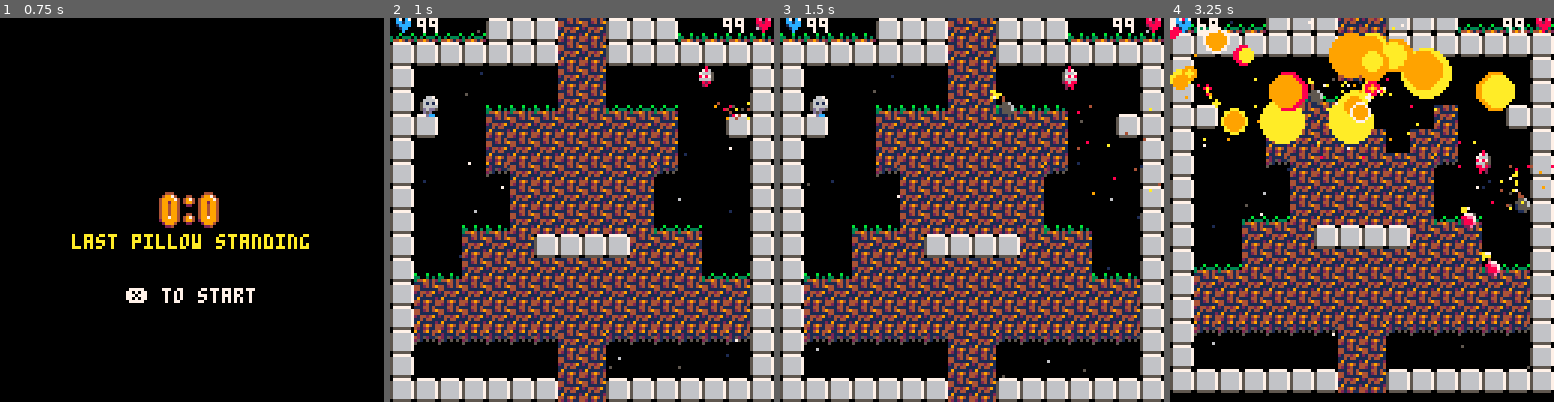
Above: before the commit, frames 1-4 (left to right).
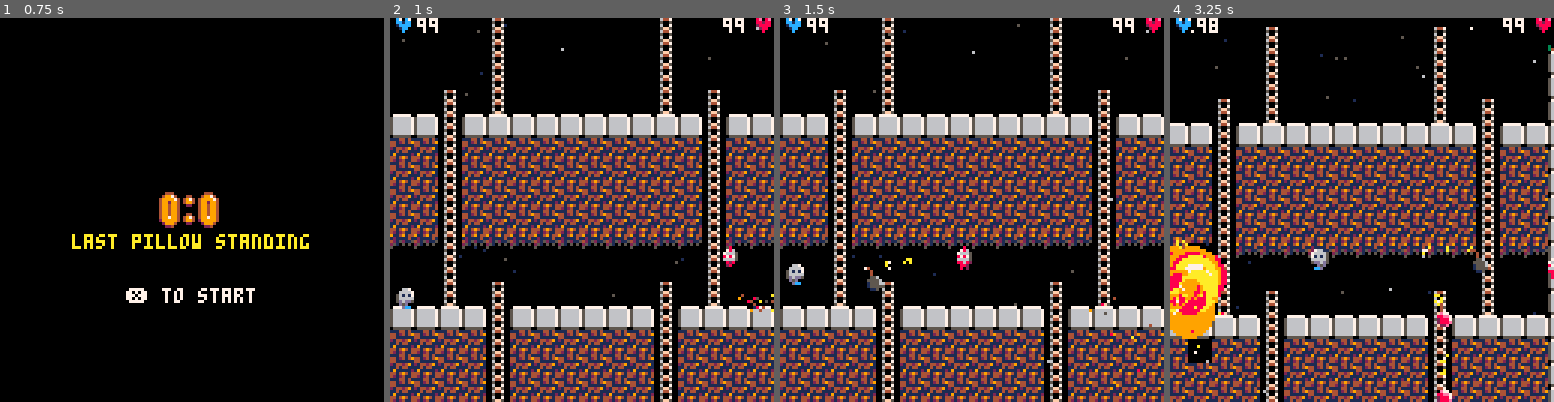
Above: after the commit, the same moments.

Repository: lkingsford/pico8-projects
Game: PICO-8 cartridge plat1.p8
Same seed, same stepped clock (60 frames per second), same inputs: the game is played once before the commit and once after it.
Inputs:
- Up to frame 1 (0.75 s): tap X (X key) at 0.33 s; tap O (Z key) at 0.7 s
- Up to frame 2 (1 s): no input
- Up to frame 3 (1.5 s): tap X (X key) at 1.07 s
- Up to frame 4 (3.25 s): hold Right 1.6-2.1 s; tap O (Z key) every 0.4 s from 1.7 to 2.9 s; tap X (X key) at 1.85, 2.97 s; hold Up 2.15-2.42 s; hold Right 2.47-3.03 s; hold Left from 3.08 s (still down)

Frame 1 is identical in both runs. In frame 2, 67% of the frame differs, in the area x 0-100%, y 0-100%; in frame 3, 67%; in frame 4, 81%.

Commit message:
Ladders don't stop lazgun

Diff:
--- a/plat1.p8
+++ b/plat1.p8
@@ -13,7 +13,7 @@
 
 function consts()
 	VERSION = "V0.3"
-	MAP_COUNT = 8
+	MAP_COUNT = 9
 	FIREY_PART_COLORS = {7,8,8,9,9,9,10,10,10,10}
 	WIN_SCORE = 5
 	LPS_HEALTH = 99
@@ -553,7 +553,6 @@
 function any_ladder(actor)
 	local map_x = near_int(actor.x / 8)
 	local map_y = mid(0,near_int(actor.y / 8), 15)
-	if (actor == p0) printh(map_y)
 	if mget(map_x, map_y) == 7 then
 		return true
 	end
@@ -770,8 +769,8 @@
 	for iy = map_y, map_y+16 do
 		reload(dest,16)
 	end
-	for iy = map_y, map_y+16 do
-		local src = 0x2000+iy*128+map_x
+	for iy = 0, 16 do
+		local src = 0x2000+(iy+map_y)*128+map_x
 		local dest = 0x2000+iy*128
 		memcpy(dest, src, 16)
 	end
@@ -1776,7 +1775,7 @@
 		i.explosion_damage = 15
 		i.no_explode = {lazgun.held_by}
 		add(actors, i)
-		still_going = ix < 128 and ix > 0 and not fget(mget(flr(ix/8),flr(i.y)/8),1)
+		still_going = ix < 128 and ix > 0 and mget(near_int(ix/8),near_int(i.y/8)) != 8
 	end
 	lazgun.last_action = 0
 	sfx(7)
@@ -1900,7 +1899,6 @@
 		return
 	end
 	local anim_step = flr(bat.swinging / BAT_SPEED)
-	printh(anim_step)
 	if anim_step == 0 then
 		bat.x_adj = -4
 		bat.y_adj = 0
@@ -2150,57 +2148,73 @@
 0800000909090909090909090900000808191919191919090919191919191908080000000000000000000000000000080019191900000000000000000000000008080800000000000000000000080808000000000000000700000000000000000944090909000000000008080708080909090909070909090909090709090909
 0800001919191919191919191900000808000000000000090900000000000008080000000000000a0a000000000000080a0a0a0a0a0a0a0a0a0a0a0a0a0a0a0a080008080800000000000008080800080000000000000007000000000000000009090909090a0a0a0a0a0a0a070a0a0909090909070909090909090709090909
 0808080808080808080808080808080808080808080808090908080808080808080808080808080909080808080808080909090909090808080809090909090908000000080808080808080800000008080808080808080808080808080808080909090909090909090909090809090909090909070909090909090709090909
-…(54 lines of a section not shown)…
+0800000000000000000000000000000800000000000000000000000000000000000000000000000000000000000000000000000000000000000000000000000000000000000000000000000000000000000000000000000000000000000000000000000000000000000000000000000000000000000000000000000000000000
+0802000000000000000000000000120800000000000000000000000000000000000000000000000000000000000000000000000000000000000000000000000000000000000000000000000000000000000000000000000000000000000000000000000000000000000000000000000000000000000000000000000000000000
+0808000000000000000000000000080800000000000000000000000000000000000000000000000000000000000000000000000000000000000000000000000000000000000000000000000000000000000000000000000000000000000000000000000000000000000000000000000000000000000000000000000000000000
+0800000000000000000000000000000800000000000000000000000000000000000000000000000000000000000000000000000000000000000000000000000000000000000000000000000000000000000000000000000000000000000000000000000000000000000000000000000000000000000000000000000000000000
+080a0a0a0a0a0a0a0a0a0a0a0a0a0a0800000000000000000000000000000000000000000000000000000000000000000000000000000000000000000000000000000000000000000000000000000000000000000000000000000000000000000000000000000000000000000000000000000000000000000000000000000000
+0909090909090808080809090909090900000000000000000000000000000000000000000000000000000000000000000000000000000000000000000000000000000000000000000000000000000000000000000000000000000000000000000000000000000000000000000000000000000000000000000000000000000000
+0909090909080808080808090909090900000000000000000000000000000000000000000000000000000000000000000000000000000000000000000000000000000000000000000000000000000000000000000000000000000000000000000000000000000000000000000000000000000000000000000000000000000000
+0909090909080808080808090909090900000000000000000000000000000000000000000000000000000000000000000000000000000000000000000000000000000000000000000000000000000000000000000000000000000000000000000000000000000000000000000000000000000000000000000000000000000000
+0907090909080808080808090909070900000000000000000000000000000000000000000000000000000000000000000000000000000000000000000000000000000000000000000000000000000000000000000000000000000000000000000000000000000000000000000000000000000000000000000000000000000000
+0907090909080808080808090909070900000000000000000000000000000000000000000000000000000000000000000000000000000000000000000000000000000000000000000000000000000000000000000000000000000000000000000000000000000000000000000000000000000000000000000000000000000000
+0907090909090808080809090909070900000000000000000000000000000000000000000000000000000000000000000000000000000000000000000000000000000000000000000000000000000000000000000000000000000000000000000000000000000000000000000000000000000000000000000000000000000000
+0907090909090944440909090909070900000000000000000000000000000000000000000000000000000000000000000000000000000000000000000000000000000000000000000000000000000000000000000000000000000000000000000000000000000000000000000000000000000000000000000000000000000000
+0907090909090909090909090909070900000000000000000000000000000000000000000000000000000000000000000000000000000000000000000000000000000000000000000000000000000000000000000000000000000000000000000000000000000000000000000000000000000000000000000000000000000000
+0907090909090909090909090909070900000000000000000000000000000000000000000000000000000000000000000000000000000000000000000000000000000000000000000000000000000000000000000000000000000000000000000000000000000000000000000000000000000000000000000000000000000000
+0907090909090909090909090909070900000000000000000000000000000000000000000000000000000000000000000000000000000000000000000000000000000000000000000000000000000000000000000000000000000000000000000000000000000000000000000000000000000000000000000000000000000000
+0808080808080808080808080808080800000000000000000000000000000000000000000000000000000000000000000000000000000000000000000000000000000000000000000000000000000000000000000000000000000000000000000000000000000000000000000000000000000000000000000000000000000000
+…(54 lines of a section not shown)…
